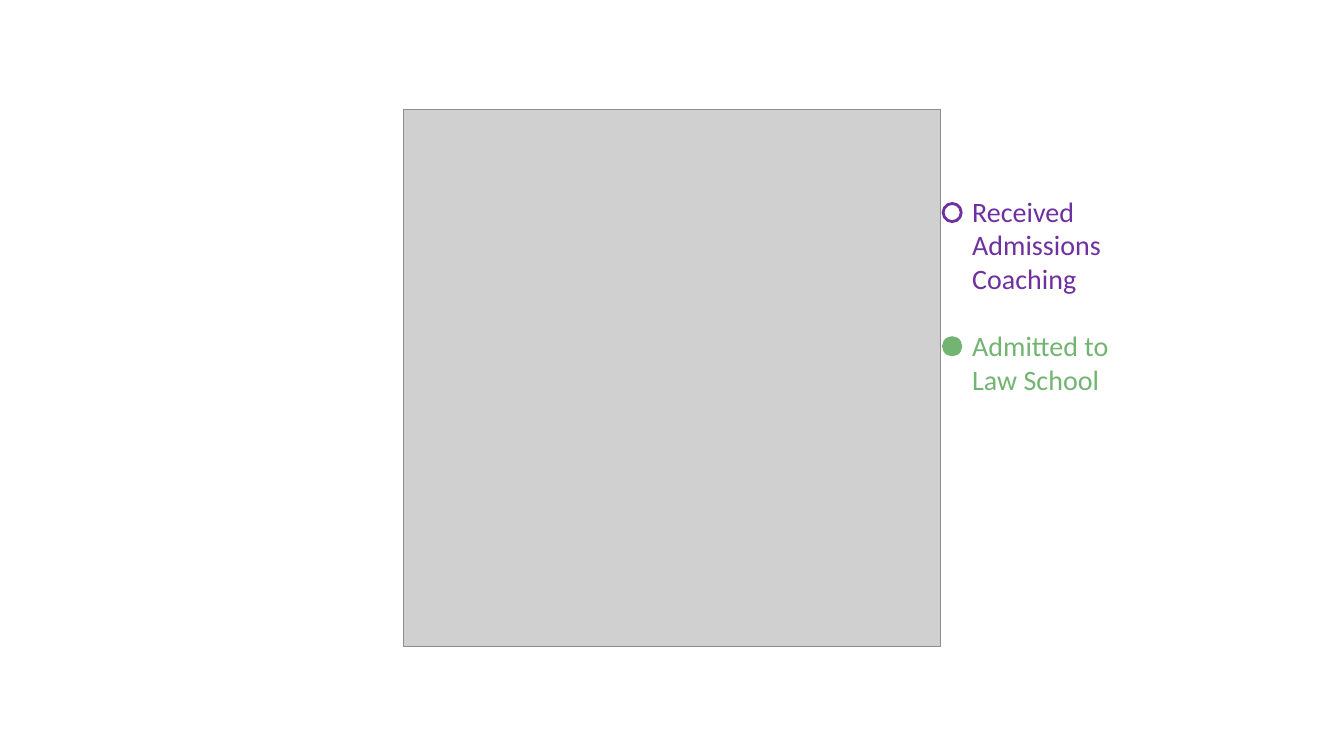
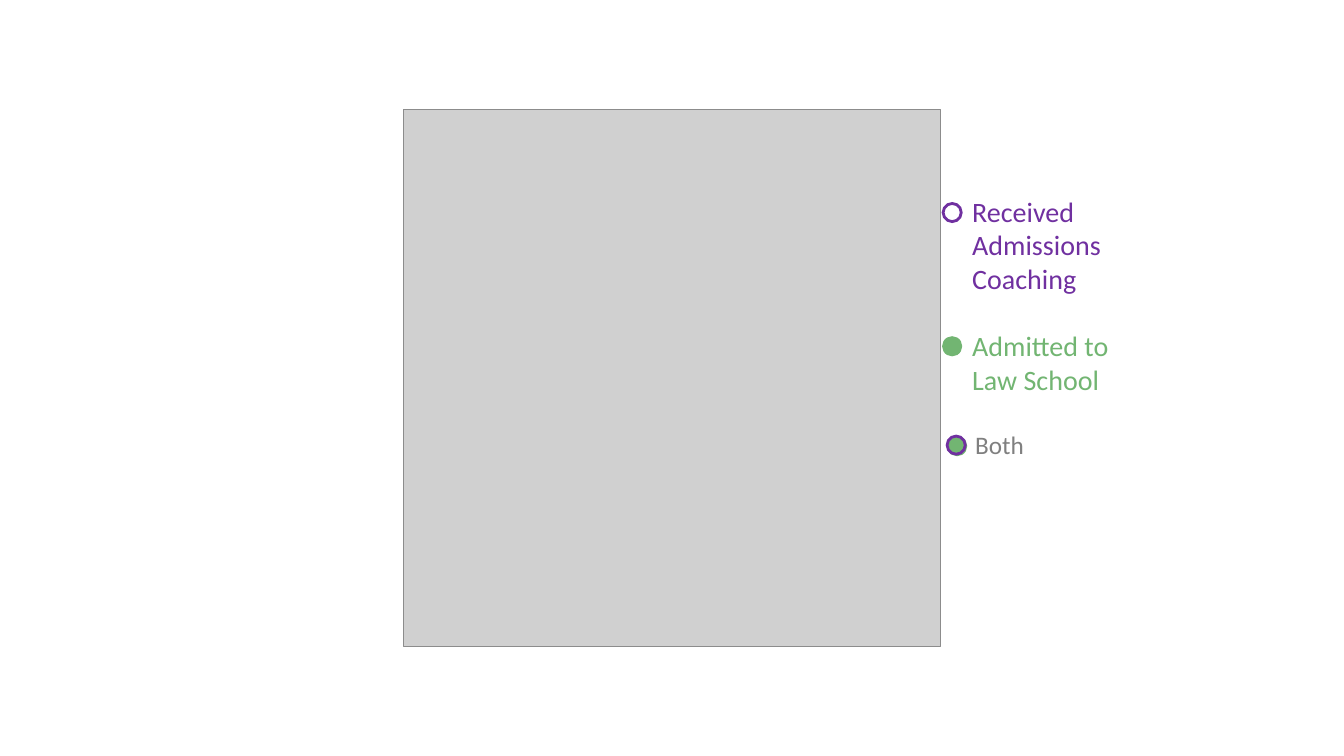
Before and after one commit to DS4PS/pe4ps-textbook, a slide deck: slide 3 of FIGURE/Matching/matching.pptx. Drawn at 1344x756 pixels with LibreOffice and Linux fonts; fonts in the diff are those of the drawing; grey boxes stand for pictures. Boxes give left, top, right and bottom in pixels: in the first picture for what was removed or moved away, otherwise in the second. Text is boxed around its words. In the diff, an @@ line names an element or a change of style, - is before the commit and + after.

```diff
--- a/FIGURE/Matching/matching.pptx
+++ b/FIGURE/Matching/matching.pptx
@@ ellipse added at (x1=948, y1=437, x2=968, y2=457), fill #72B572 @@
@@ ellipse added at (x1=948, y1=437, x2=966, y2=455), outline #7030A0 2 pt @@
@@ text added at (x1=975, y1=436, x2=1024, y2=454), 18 pt, text #808080 @@
+Both
```
Also in this commit, not shown: 17 other files.
